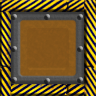
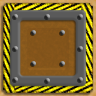
Layers edited between the first and the second 96×96 image:
added layer "Ellipse 1 copy 8" (1st of 2) above "Ellipse 1 copy 8" over (x1=60, y1=30, x2=65, y2=35)
added layer "Ellipse 1 copy 8" (2nd of 2) above "Ellipse 1 copy 7" over (x1=60, y1=61, x2=65, y2=66)
added layer "Ellipse 1 copy 7" above "Ellipse 1 copy 6" over (x1=31, y1=30, x2=36, y2=35)
added layer "Ellipse 1 copy 6" above "Ellipse 1 copy 5" over (x1=31, y1=61, x2=36, y2=66)
painted on "Ellipse 1 copy 3" (1st of 3) over (x1=12, y1=14, x2=18, y2=19)
painted on "Ellipse 1 copy 3" (2nd of 3) over (x1=12, y1=77, x2=18, y2=82)
painted on "Ellipse 1 copy 3" (3rd of 3) over (x1=12, y1=46, x2=18, y2=51)
moved "Rectangle 1" above "sunlight-texture-pattern-line-color-canon-291456-pxhere.com copy 3" over (x1=10, y1=10, x2=86, y2=86)
renamed "sunlight-texture-pattern-line-color-canon-291456-pxhere.com copy 4" to "sunlight-texture-pattern-line-color-canon-291456-pxhere.com copy 3", painted on it over (x1=0, y1=0, x2=96, y2=96)
moved "Layer 1" below "Rectangle 2", painted on it over (x1=0, y1=0, x2=96, y2=96)
